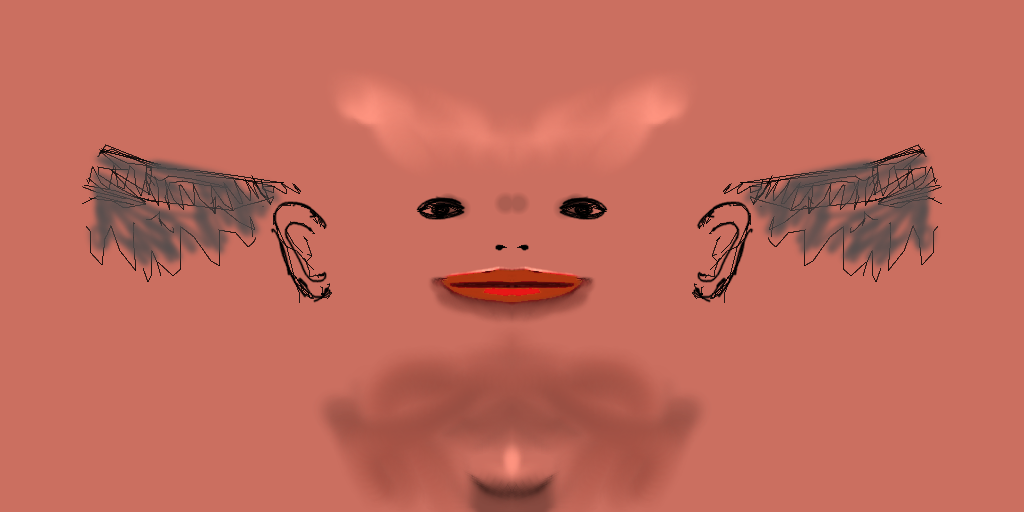
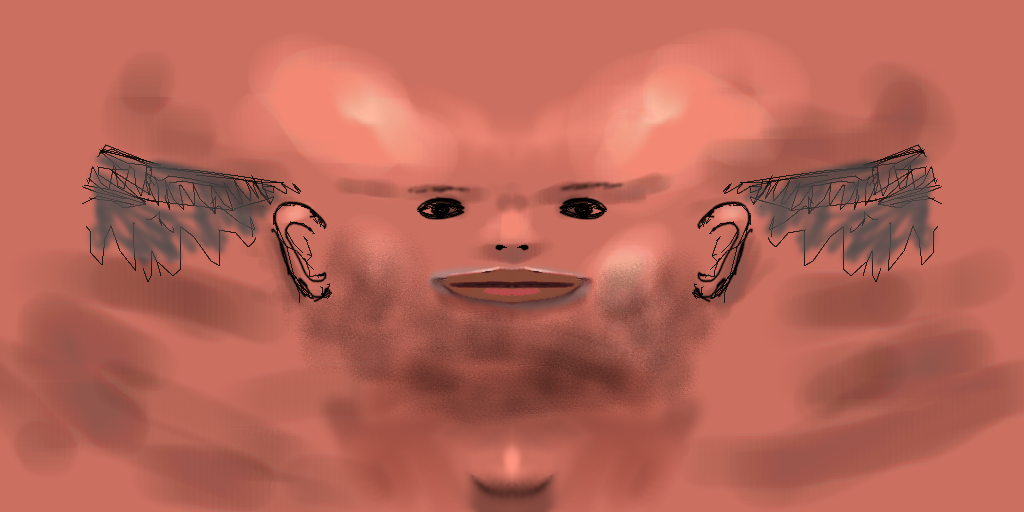
Layered file, before and after one edit (1024 × 512). Changes by layer:
painted on "Background" over [0, 26, 1024, 512]
